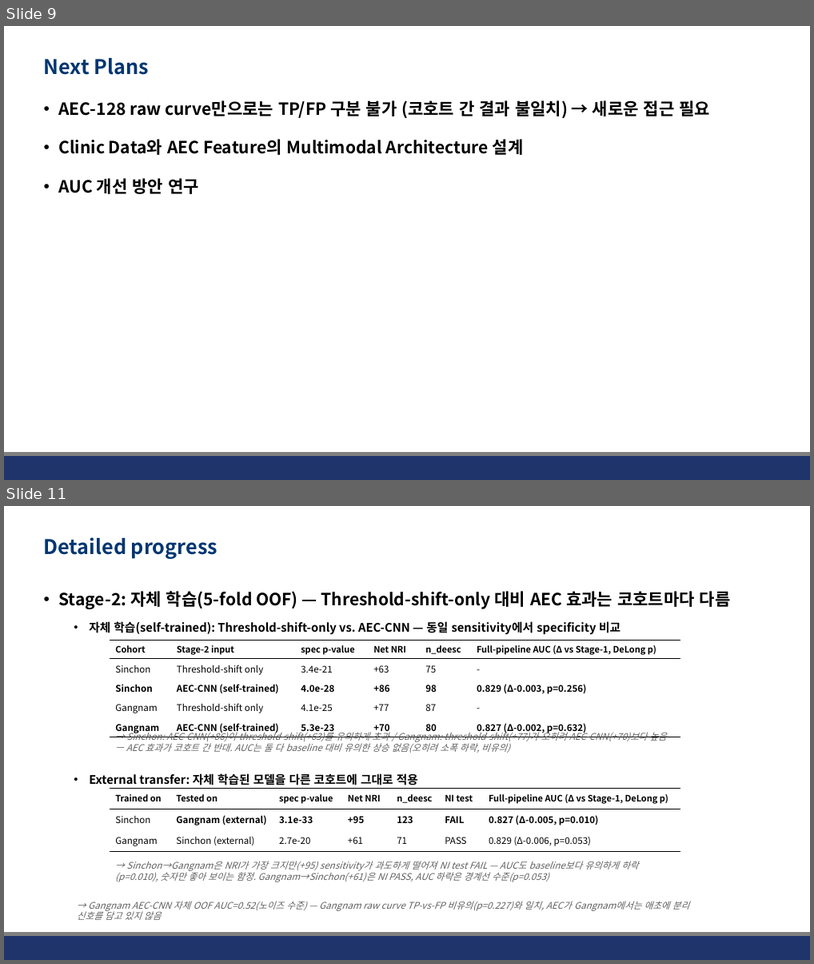
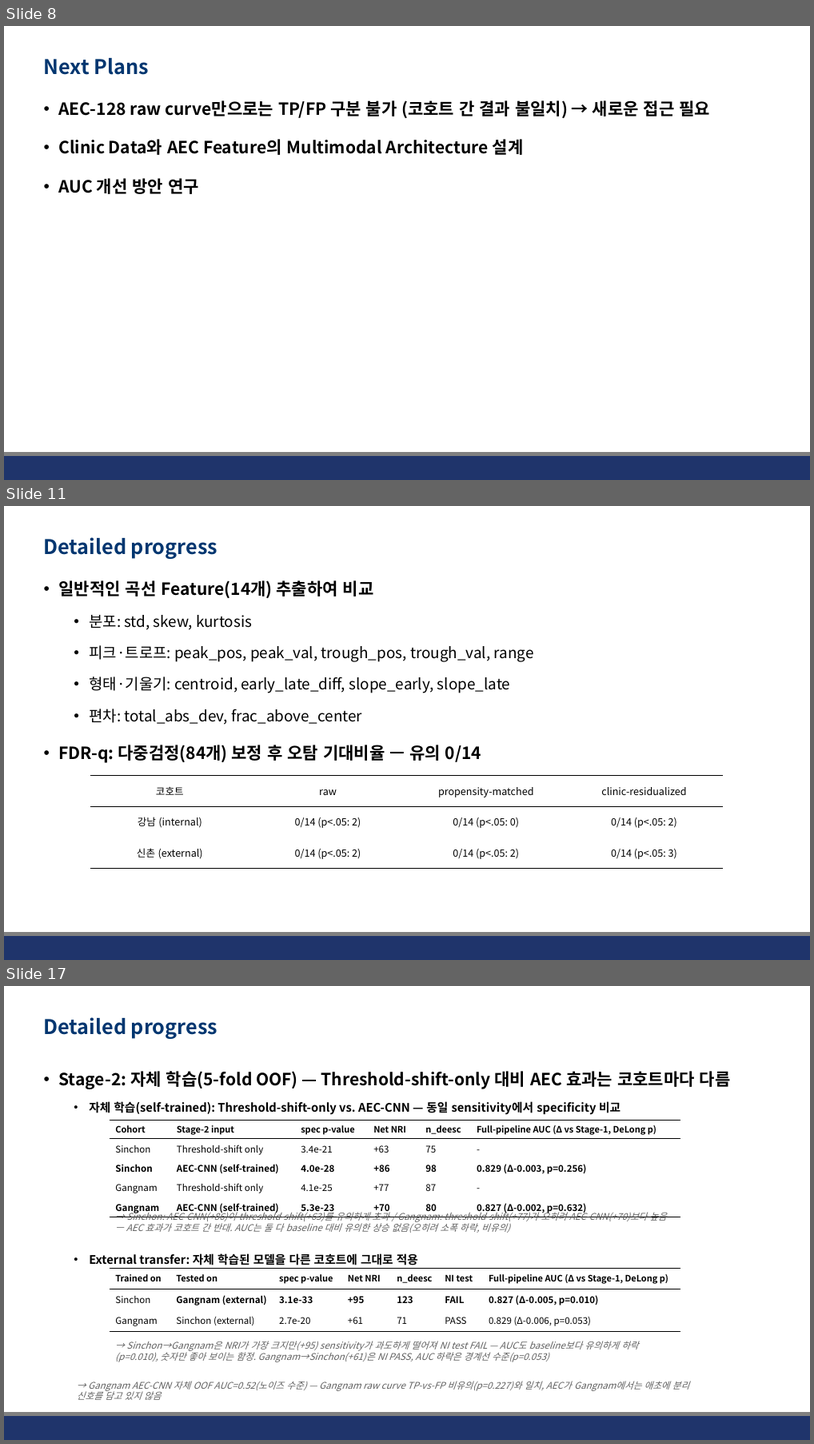
Before and after one commit to JHWannabe/Clinical_Study, a slide deck: docs/260724_Comparison of AECs between groups after low-smi classification with clinic data.pptx. Shown one above the other, each under a label of ours: slides 9 and 11 before the commit, slides 8, 11 and 17 after it; the slides between them are not shown. The pictures are 814x964 and 814x1444 pixels, drawn with LibreOffice and Linux fonts; fonts in the diff are those of the drawing; background and template pictures are left out. Boxes give left, top, right and bottom in pixels: in the first picture for what was removed or moved away, otherwise in the second. Text is boxed around its words. In the diff, an @@ line names an element or a change of style, - is before the commit and + after.

```diff
--- a/docs/260724_Comparison of AECs between groups after low-smi classification with clinic data.pptx
+++ b/docs/260724_Comparison of AECs between groups after low-smi classification with clinic data.pptx
@@ slide 11 added at (x1=4, y1=506, x2=810, y2=960), background #FFFFFF; not listed: 2 template elements that a slide beside it also shows @@
@@ title added at (x1=44, y1=537, x2=218, y2=559), 24 pt, text #023670, bold @@
+Detailed progress
@@ text added at (x1=58, y1=580, x2=534, y2=763), 18 pt, text #000000 @@
+• 일반적인 곡선 Feature(14개) 추출하여 비교
+  • 분포: std, skew, kurtosis
+  • 피크·트로프: peak_pos, peak_val, trough_pos, trough_val, range
+  • 형태·기울기: centroid, early_late_diff, slope_early, slope_late
+  • 편차: total_abs_dev, frac_above_center
+• FDR-q: 다중검정(84개) 보정 후 오탐 기대비율 — 유의 0/14
@@ table added at (x1=90, y1=776, x2=725, y2=868), 3 rows, 4 columns @@
+코호트 | raw | propensity-matched | clinic-residualized
+강남 (internal) | 0/14 (p<.05: 2) | 0/14 (p<.05: 0) | 0/14 (p<.05: 2)
+신촌 (external) | 0/14 (p<.05: 2) | 0/14 (p<.05: 2) | 0/14 (p<.05: 3)
@@ what was slide 9 is now slide 8 @@
@@ what was slide 11 is now slide 17 @@
```
Also in this commit, not shown: 3 slides changed, 5 other slides added, 30 other files.
